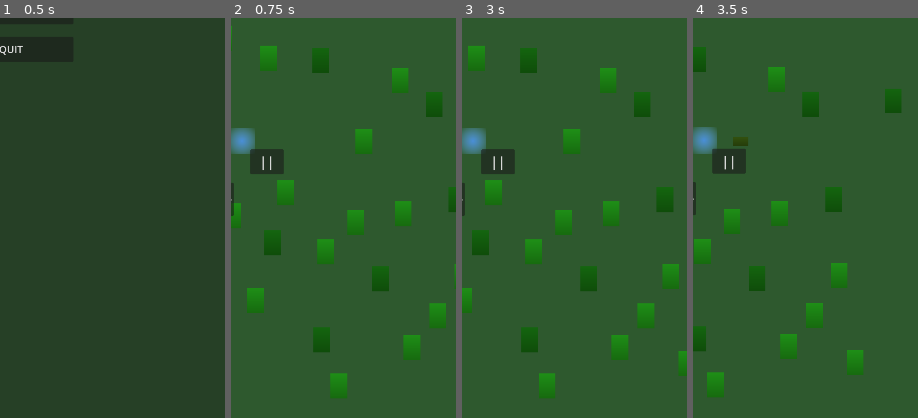
Above: before the commit, frames 1-4 (left to right).
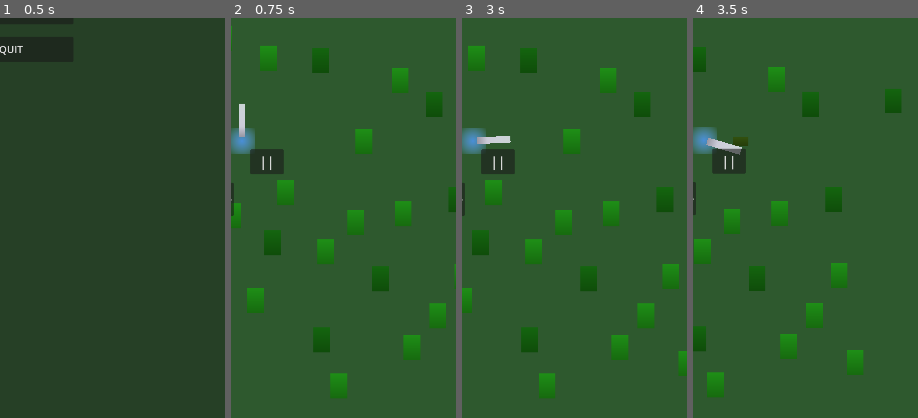
Above: after the commit, the same moments.

Repository: yellyB/game-kill_grass
Game: Godot game, scene res://scenes/ui/main_menu.tscn
The game is run twice, just before and just after one commit, with the same random seed, the same clock (stepped at 60 frames per second) and the same inputs.
Inputs (mouse positions are % of the whole screen's width and height, from its top left):
- Up to frame 1 (0.5 s): no input
- Up to frame 2 (0.75 s): click "PLAY" at 0.5 s
- Up to frame 3 (3 s): click "Upgrade" at 1.25 s; click "X" at 2 s; tap Enter at 2.75 s; move the mouse to (72, 45) at 2.77 s; hold D (move_right) from 2.78 s (still down); click (72, 45) at 2.92 s
- Up to frame 4 (3.5 s): keep holding D (move_right)
The pictures show only the part of the screen within x 48-98%, y 35-85%; the shares and areas given below are measured in that part.

Frame 1 is identical in both runs. In frame 2, 0.2% of the frame differs, in the area x 3-7%, y 21-30%; in frame 3, 0.3%; in frame 4, 0.3%, in the area x 5-22%, y 30-35%.

Commit message:
Add visible weapon with swing animation
- Add blade sprite to player that follows movement direction
- Implement swing animation when attacking grass
- Weapon pivots smoothly and swings in an arc toward target

Co-Authored-By: Claude Opus 4.5 <noreply@anthropic.com>

Diff:
--- a/scenes/core/main.tscn
+++ b/scenes/core/main.tscn
@@ -16,6 +16,18 @@
 
 [sub_resource type="CircleShape2D" id="CircleShape2D_attack"]
 radius = 80.0
+
+[sub_resource type="Gradient" id="Gradient_blade"]
+offsets = PackedFloat32Array(0, 0.3, 1)
+colors = PackedColorArray(0.6, 0.6, 0.65, 1, 0.8, 0.8, 0.85, 1, 0.95, 0.95, 1, 0.8)
+
+[sub_resource type="GradientTexture2D" id="GradientTexture2D_blade"]
+width = 16
+height = 80
+gradient = SubResource("Gradient_blade")
+fill = 0
+fill_from = Vector2(0.5, 1)
+fill_to = Vector2(0.5, 0)
 
 [sub_resource type="Gradient" id="Gradient_player"]
 colors = PackedColorArray(0.29, 0.56, 0.85, 1, 0.42, 0.7, 0.94, 0)
@@ -74,6 +86,13 @@
 [node name="AttackTimer" type="Timer" parent="Player"]
 wait_time = 0.2
 one_shot = true
+
+[node name="WeaponPivot" type="Node2D" parent="Player"]
+position = Vector2(0, 0)
+
+[node name="Blade" type="Sprite2D" parent="Player/WeaponPivot"]
+position = Vector2(0, -50)
+texture = SubResource("GradientTexture2D_blade")
 
 [node name="GameCamera" type="Camera2D" parent="Player"]
 script = ExtResource("6_camera")
--- a/scripts/player.gd
+++ b/scripts/player.gd
@@ -8,10 +8,14 @@
 @onready var attack_shape: CollisionShape2D = $AttackArea/CollisionShape2D
 @onready var sprite: Sprite2D = $Sprite2D
 @onready var attack_timer: Timer = $AttackTimer
+@onready var weapon_pivot: Node2D = $WeaponPivot
+@onready var blade: Sprite2D = $WeaponPivot/Blade
 
 var input_direction: Vector2 = Vector2.ZERO
 var can_attack: bool = true
 var grasses_in_range: Array[Node2D] = []
+var target_weapon_angle: float = 0.0
+var is_swinging: bool = false
 
 func _ready() -> void:
 	attack_area.area_entered.connect(_on_grass_entered)
@@ -20,12 +24,13 @@
 	update_attack_range()
 	GameManager.upgrade_purchased.connect(_on_upgrade_purchased)
 
-func _process(_delta: float) -> void:
+func _process(delta: float) -> void:
 	input_direction = get_input_direction()
 	input_direction_changed.emit(input_direction)
 
 	if input_direction != Vector2.ZERO:
 		update_sprite_direction()
+		update_weapon_direction(delta)
 		try_attack()
 
 func _physics_process(_delta: float) -> void:
@@ -45,6 +50,13 @@
 		sprite.flip_h = true
 	elif input_direction.x > 0:
 		sprite.flip_h = false
+
+func update_weapon_direction(delta: float) -> void:
+	if is_swinging:
+		return
+	# Point weapon in movement direction
+	target_weapon_angle = input_direction.angle() + PI / 2
+	weapon_pivot.rotation = lerp_angle(weapon_pivot.rotation, target_weapon_angle, delta * 15.0)
 
 func try_attack() -> void:
 	if not can_attack:
@@ -69,7 +81,34 @@
 				closest_grass = grass
 
 	if closest_grass:
+		# Swing weapon towards the grass
+		swing_weapon(closest_grass.global_position)
 		closest_grass.take_damage(1)
+
+func swing_weapon(target_pos: Vector2) -> void:
+	is_swinging = true
+
+	# Calculate angle to target
+	var direction_to_target = (target_pos - global_position).normalized()
+	var target_angle = direction_to_target.angle() + PI / 2
+
+	# Swing animation: quick arc motion
+	var swing_start = target_angle - PI / 3  # Start 60 degrees before
+	var swing_end = target_angle + PI / 3    # End 60 degrees after
+
+	weapon_pivot.rotation = swing_start
+
+	var tween = create_tween()
+	tween.set_ease(Tween.EASE_OUT)
+	tween.set_trans(Tween.TRANS_QUART)
+	tween.tween_property(weapon_pivot, "rotation", swing_end, 0.1)
+
+	# Scale effect on blade
+	blade.scale = Vector2(1.3, 1.1)
+	tween.parallel().tween_property(blade, "scale", Vector2(1.0, 1.0), 0.1)
+
+	await tween.finished
+	is_swinging = false
 
 func update_attack_range() -> void:
 	var range_size = GameManager.get_attack_range()
